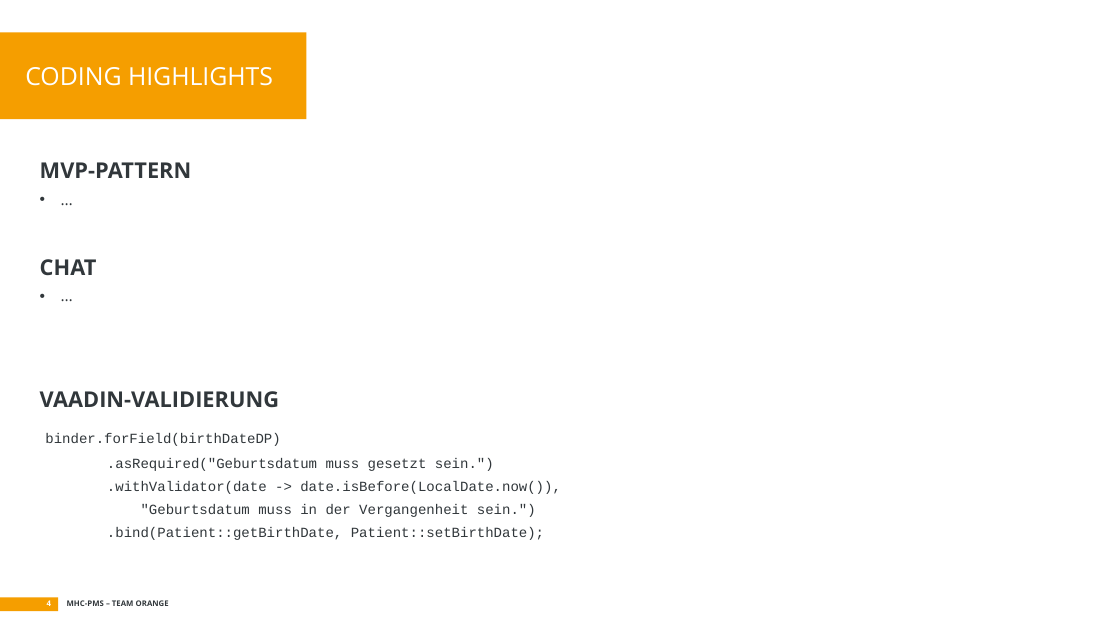
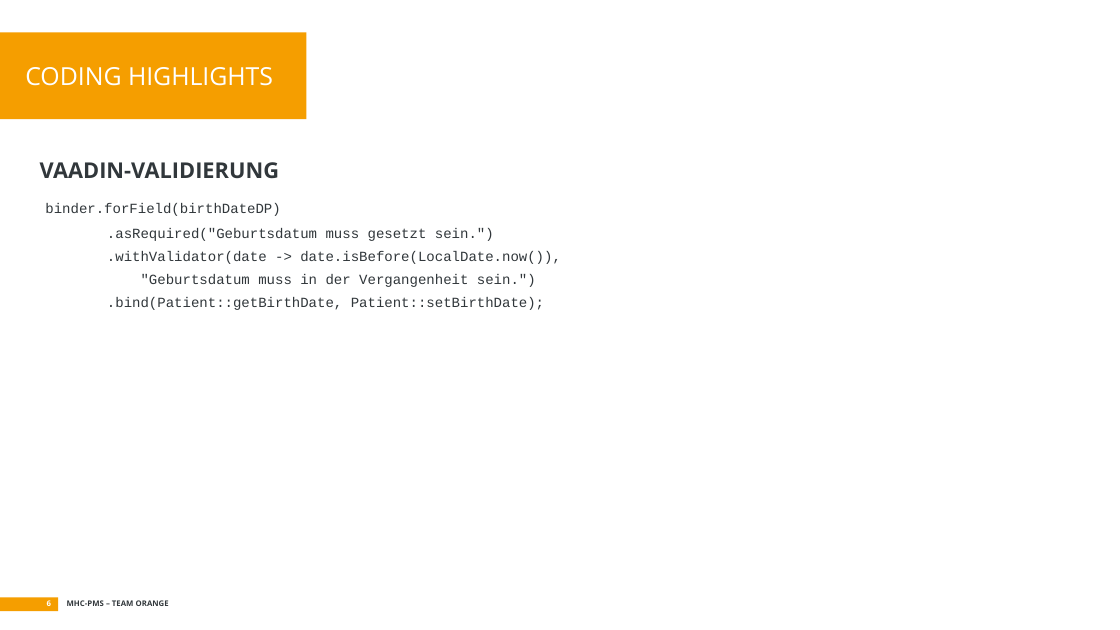
Before and after one commit to soed2020-teamorange/ch.bfh.bti7081.s2020.orange, a slide deck: slide 6 of doc/tasks/task_09/task09.pptx (slide 4 before the commit). Drawn at 1120x630 pixels with LibreOffice and Linux fonts; fonts in the diff are those of the drawing. Boxes give left, top, right and bottom in pixels: in the first picture for what was removed or moved away, otherwise in the second. Text is boxed around its words. In the diff, an @@ line names an element or a change of style, - is before the commit and + after.

Commit message:
Add more text to presentation

```diff
--- a/doc/tasks/task_09/task09.pptx
+++ b/doc/tasks/task_09/task09.pptx
@@ text at [40,162,192,275]: paragraphs removed @@
-MVP-PATTERN
-• …
-CHAT
-• …
@@ page number at [47,600,51,606]: text changed @@
-4
+6
```
Also in this commit, not shown: 2 other slides changed, 3 slides added.
